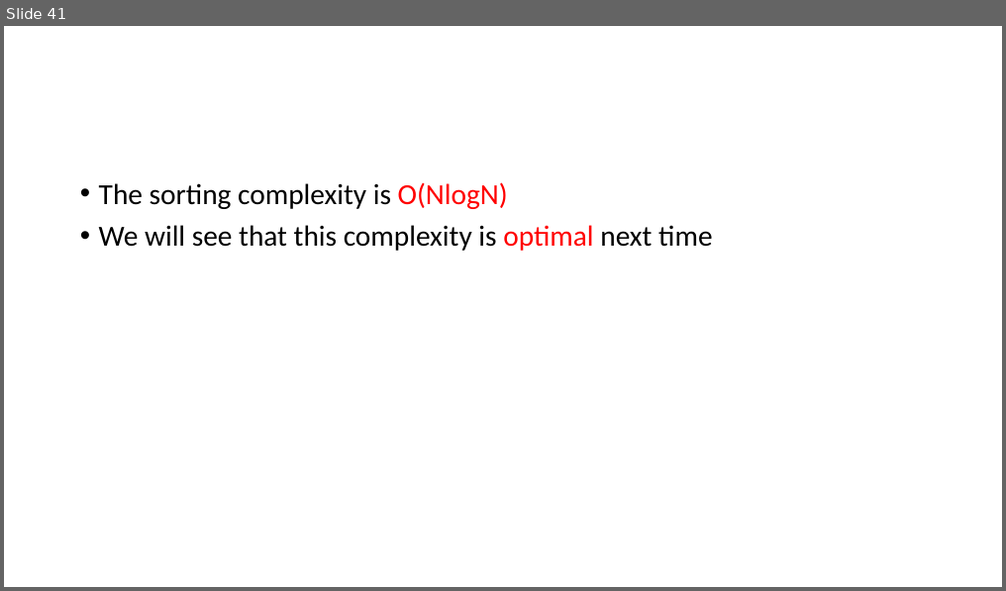
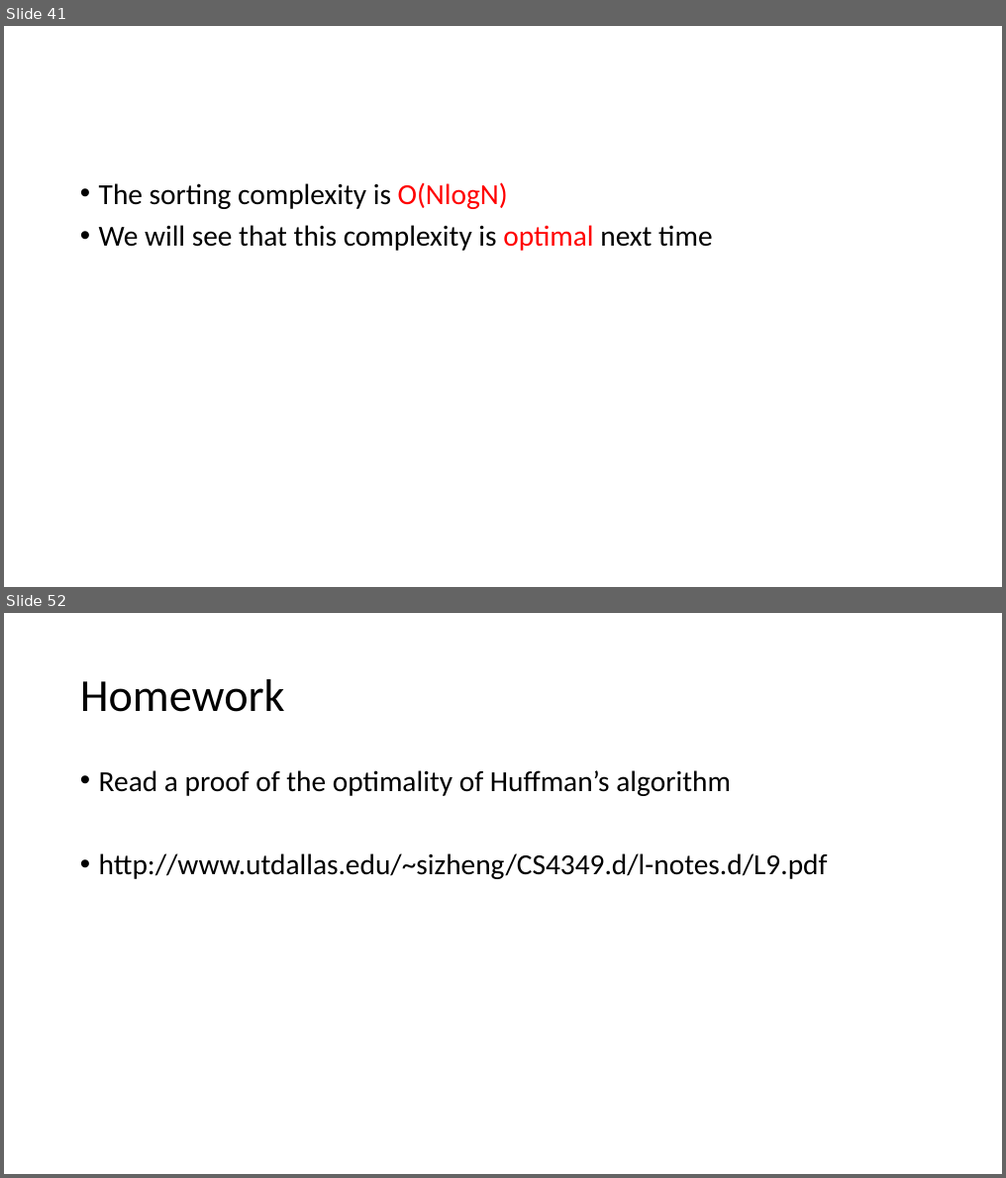
Before and after one commit to kwea123/cpp_data_algo, a slide deck: 4.pptx. Shown one above the other, each under a label of ours: slide 41 before the commit, slides 41 and 52 after it; the slides between them are not shown. The pictures are 1006x591 and 1006x1178 pixels, drawn with LibreOffice and Linux fonts; fonts in the diff are those of the drawing. Boxes give left, top, right and bottom in pixels: in the first picture for what was removed or moved away, otherwise in the second. Text is boxed around its words. In the diff, an @@ line names an element or a change of style, - is before the commit and + after.

```diff
--- a/4.pptx
+++ b/4.pptx
@@ slide 52 added at <box>4,613,1002,1174</box>, background #FFFFFF @@
@@ title added at <box>80,679,285,712</box>, 44 pt, text #000000 @@
+Homework
@@ text added at <box>99,770,828,879</box>, 28 pt, text #000000 @@
+• Read a proof of the optimality of Huffman’s algorithm
+• http://www.utdallas.edu/~sizheng/CS4349.d/l-notes.d/L9.pdf
```
Also in this commit, not shown: 1 slide changed, 11 other slides added, 4 other files.
